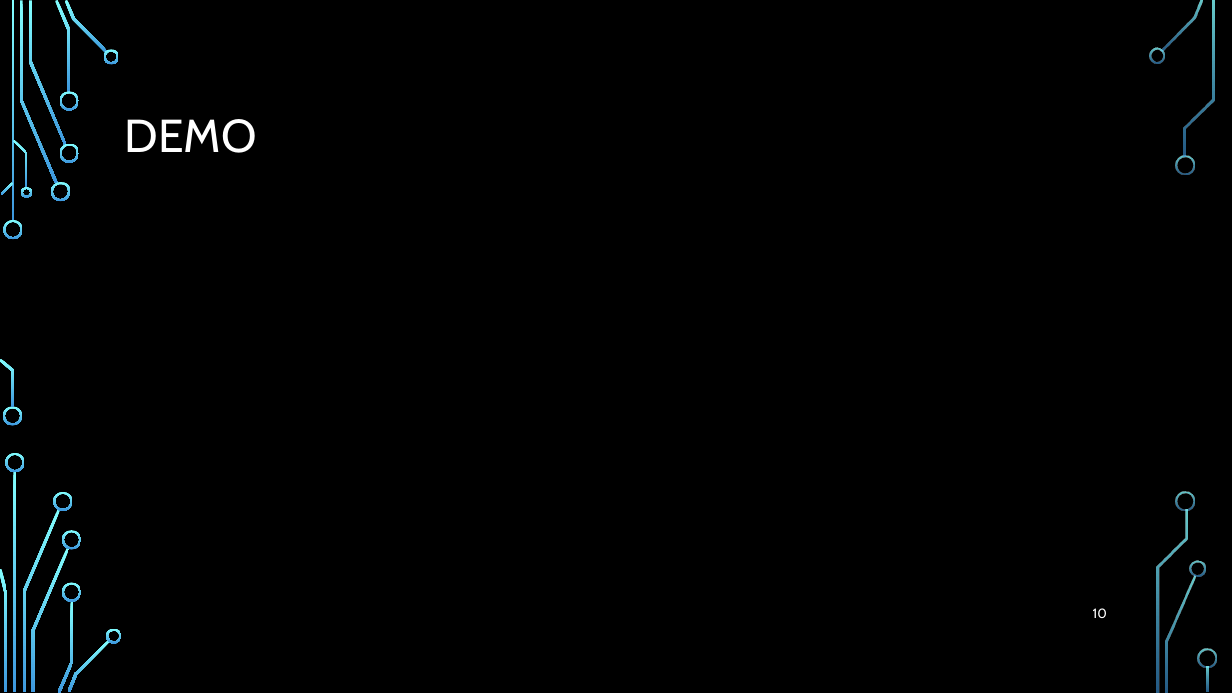
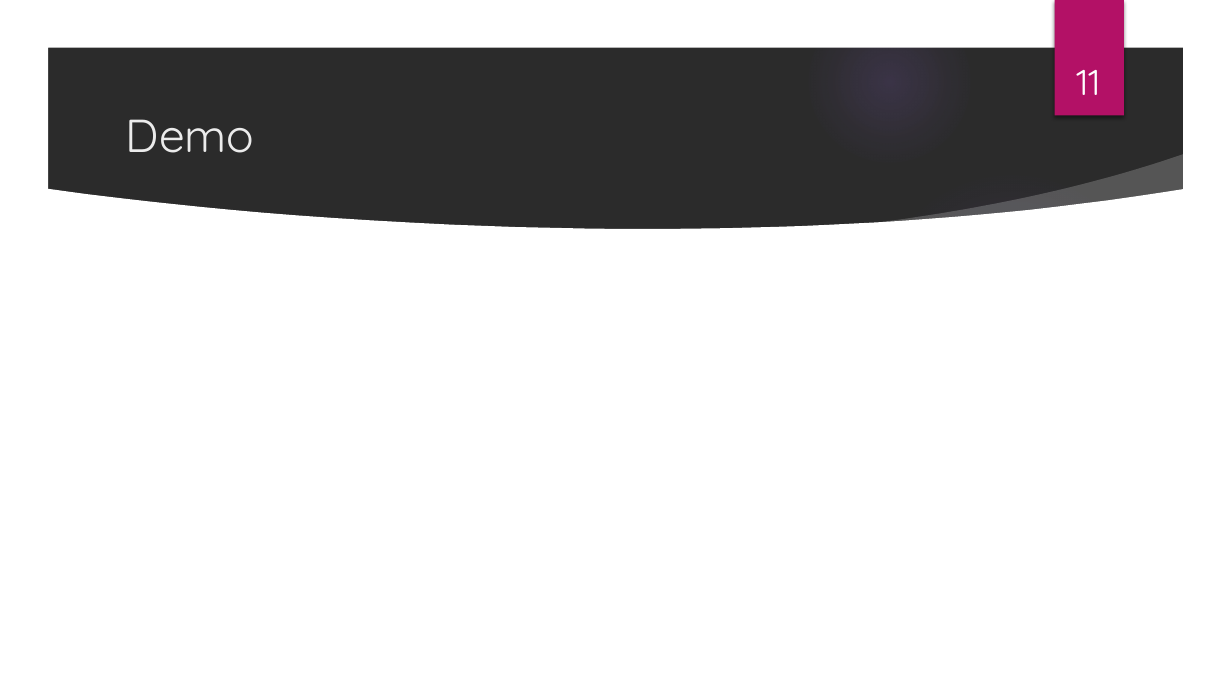
Before and after one commit to ddorian12/Licenta2018BazganDorian, a slide deck: slide 11 of ReviewFactsBest.pptx (slide 10 before the commit). Drawn at 1232x693 pixels with LibreOffice and Linux fonts; fonts in the diff are those of the drawing; background and template pictures are left out; a plain dark background stands for a picture behind light text. Boxes give left, top, right and bottom in pixels: in the first picture for what was removed or moved away, otherwise in the second. Text is boxed around its words. In the diff, an @@ line names an element or a change of style, - is before the commit and + after.

```diff
--- a/ReviewFactsBest.pptx
+++ b/ReviewFactsBest.pptx
@@ group added at [0, 0, 1232, 693]: 5 ellipses, 3 freeform shapes @@
@@ rectangle added at [1055, 0, 1124, 116], fill #B31166 @@
@@ page number added at [1076, 70, 1100, 95], 28 pt, text #FFFFFF @@
+11
@@ title at [126, 119, 255, 153]: text changed; font Cabin to Quicksand; text colour #FFFFFF to #EBEBEB @@
-DEMO
+Demo
@@ page number removed at [1093, 608, 1107, 618] @@
-10
@@ group removed at [0, 0, 1217, 693]: 33 freeform shapes, 3 rectangles @@
```
Also in this commit, not shown: 11 other slides changed, 2 slides added, 1 slide removed.
